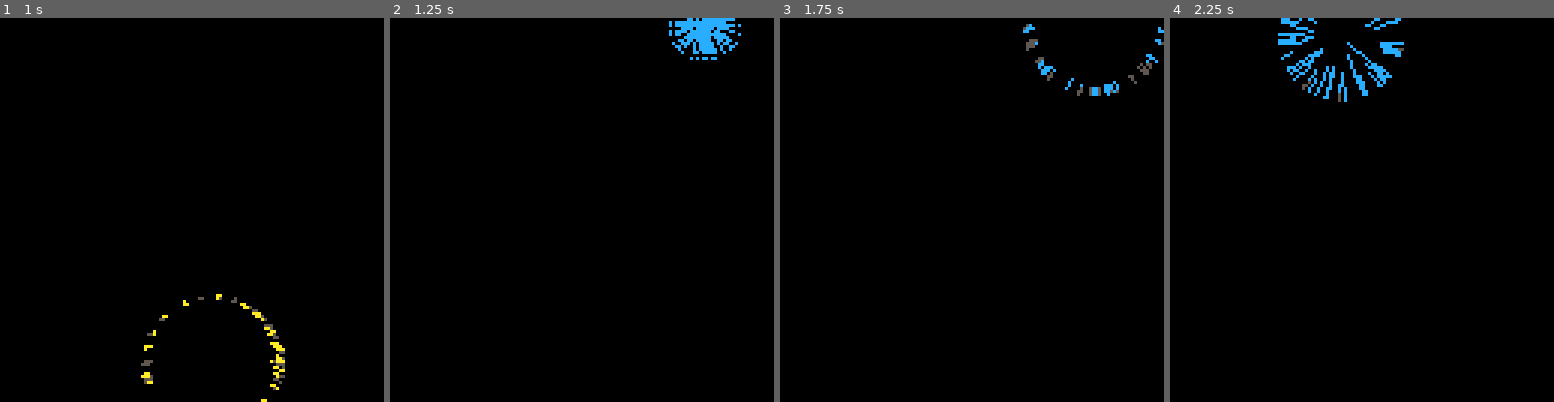
Above: before the commit, frames 1-4 (left to right).
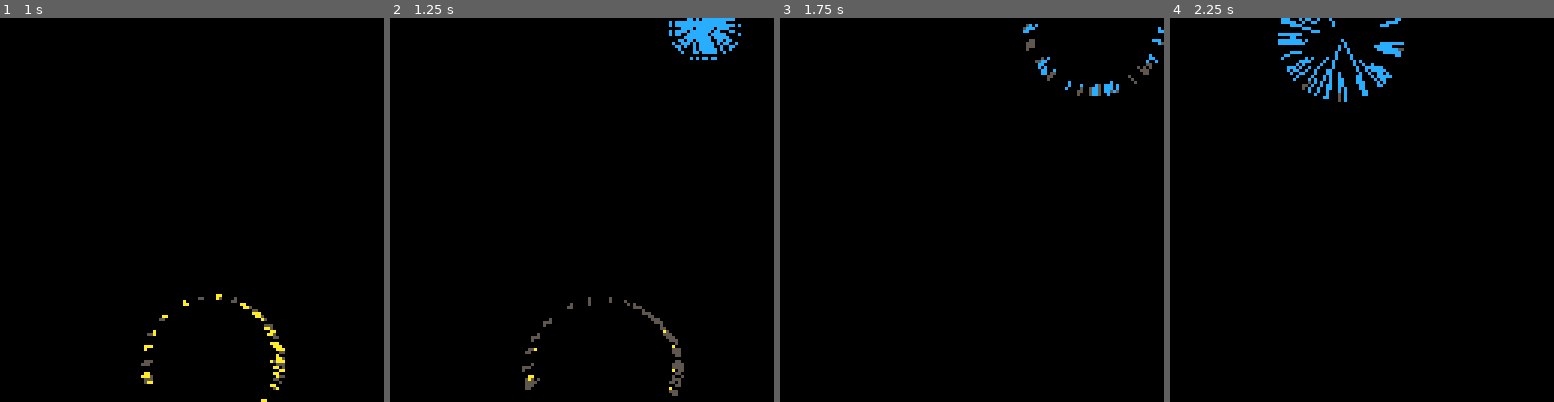
Above: after the commit, the same moments.

Repository: pixelocene/tests
Game: PICO-8 cartridge fireworks.p8
The game is run twice, just before and just after one commit, with the same random seed, the same clock (stepped at 60 frames per second) and the same inputs.
Inputs:
- Up to frame 1 (1 s): tap X (X key) at 0.33 s
- Up to frame 2 (1.25 s): tap X (X key) at 1.07 s
- Up to frame 3 (1.75 s): no input
- Up to frame 4 (2.25 s): tap X (X key) at 1.85 s

Frame 1 is identical in both runs. In frame 2, 0.7% of the frame differs, in the area x 34-84%, y 3-99%; in frame 3, 0.1%; in frame 4, 0.7%.

Commit message:
Allow multiple fireworks at once

Diff:
--- a/fireworks.p8
+++ b/fireworks.p8
@@ -2,28 +2,31 @@
 version 36
 __lua__
 function _init()
-	fw=nil
+	fws={}
 end
 
 function _update()
 	-- delete fireworks if finished
-	if fw~=nil and fw.finished() then
-		fw=nil
+	for i=#fws,1,-1 do
+		if fws[i].finished() then
+			deli(fws,i)
+		end
 	end
 	-- start new firework
 	if btnp(❎) then
-		fw=fwk.new()
+		local fw=fwk.new()
 		fw.explode()
+		add(fws,fw)
 	end
 	-- make firework alive
-	if fw~=nil then
+	for fw in all(fws) do
 		fw.update()
 	end
 end
 
 function _draw()
 	cls()
-	if fw~=nil then
+	for fw in all(fws) do
 		fw.draw()
 	end
 end
